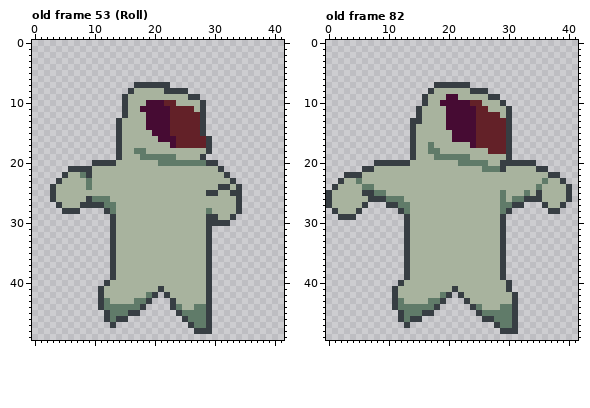
Two versions of one pixel-art file, _asset_builders/sprites/player.ase. Above, as it was before the edit.
42x50 pixels, 83 frames. Shown: old frame 53 (Roll), old frame 82. The commit also changed other frames, which this record leaves out.
After the commit:
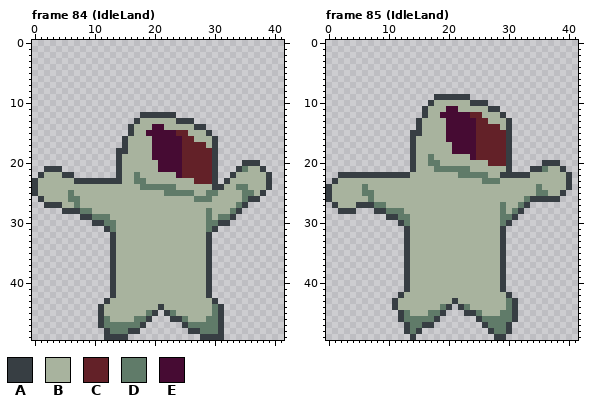
Palette (. is transparent): A #373e43  B #a8b39e  C #632128  D #607b69  E #460b33
A new or re-ordered frame is compared with the old frame closest to it.
Diff:
frames 83 -> 90
Changed rows in their new state; - is an unchanged pixel.
Frame 84 (IdleLand) is new; against old frame 53 (Roll), layer "Layer 2":
first column x 0:
 7 -----------------......-----------------
 8 ----------------..........--------------
 9 ---------------.............------------
10 ---------------..............-----------
11 ---------------..............-----------
12 ---------------...AAAAAA.....-----------
13 --------------...A-BBBBBAAA..-----------
14 --------------..A--B--BBBBBA------------
15 --------------..A--E---E--BBBA----------
16 --------------.A----E---E--BBBA---------
17 --------------.A----EEE-E----BA---------
18 ---------------A-BB-EEEEECCCCCA---------
19 ------------------BBEEEEECCCCCA---------
20 ----------....A------EEEECCCCC-----AAA--
21 --AAA-........A------EEEECCCCCA.--ADBBA-
22 -ABBB-A.......A--D------ECCCCCA..ABBBBBA
23 ABBBB--AAAAAAAA--DD--------CCCA.ABBBBBBA
24 ABBB-----B--------DDDDDD------A-B-DDBBBA
25 ABBB--D---------------DDDDD--DD--BBDDBA-
26 -ABB--DD-BBBB--------------DDD----BDAA--
27 --AA---DBBBBBB--------------------DA----
28 --------DDBBBB-------------------D------
29 --------AADDDB---------------DBDD-------
30 ----------AADD---------------DD---------
31 ------------AD---------------DA---------
first column x 11:
40 -.A------------------
41 ..A-------B----------
42 ..A-----BBBB---------
43 .A----BBBBBBB-----BA-
44 -BBBBBBBBBABBB--BBBDA
45 ABBBBBBBDA-ADBBBBBBDA
46 ADBBBBDDA---AADBBBDDA
47 ADDDDDDA------AD--DDA
48 -ADDDAA--------A-DDDA
49 -AAAA------------AAAA
Frame 85 (IdleLand) is new; against old frame 82, layer "Layer 2":
first column x 0:
 7 ------------------......-----------------
 8 -----------------..........--------------
 9 ----------------..AAAAAA.....------------
10 ----------------.A-BBBBBAAA...-----------
11 ---------------.A-----BBBBBAA..----------
12 ---------------.A--E----C-BBBA.----------
13 --------------.------------BBB-----------
14 --------------.A-------------B-----------
15 ---------------A----E--------------------
16 --------------------E--------------------
17 -----------------B---EEE-----------------
18 -----------------BB--EEEECC--------------
19 -----------------DBBBBBBECCCCC-----------
20 --------......A--DD---BBBBBCCC-....-AAA--
21 ------........A---DDDDDD--BBBBA...A-DBBA-
22 --A---AAAAAAAA--------DDDDD--AAAAA---BBBA
23 -AB--B--------------------DDD-------B--BA
24 AB-----B---------------------------------
25 ------DDBB-------------------B---B-DD--A.
26 -------DBBBBB----------------B-BBD--AAA..
27 .A---A-ADDBBBB----------------BBDA--....-
28 -.AAA.--AADDDB----------------BDA----..--
29 --...-----AADD---------------DDA---------
30 ------------AD---------------DA----------
first column x 11:
40 -.A---------------A.-
41 ..A-------B-------A.-
42 .A------BBBB-------A.
43 -B----BBBBABB------D-
44 -BBBBBBBDA-ADBB---B--
45 ---BBBDDA---AADBBB---
46 ---DDDDA------ADD----
47 ---DDAA--------ADD-A.
48 --ADA-----------ADD-.
49 ---A-------------AA--
